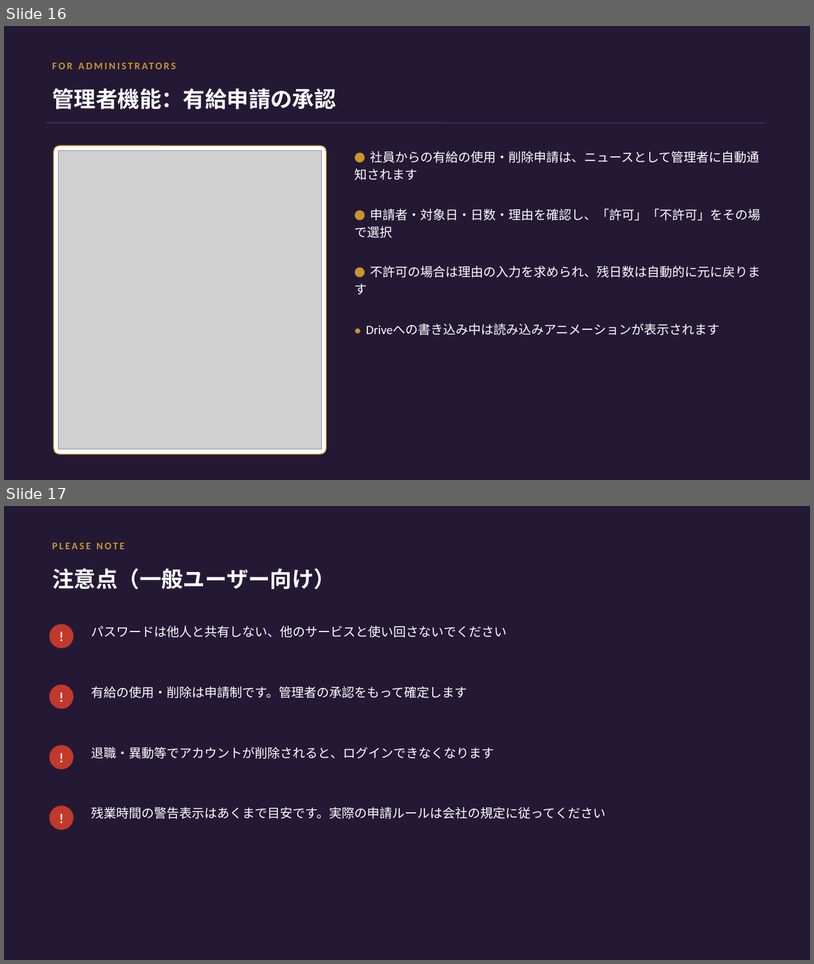
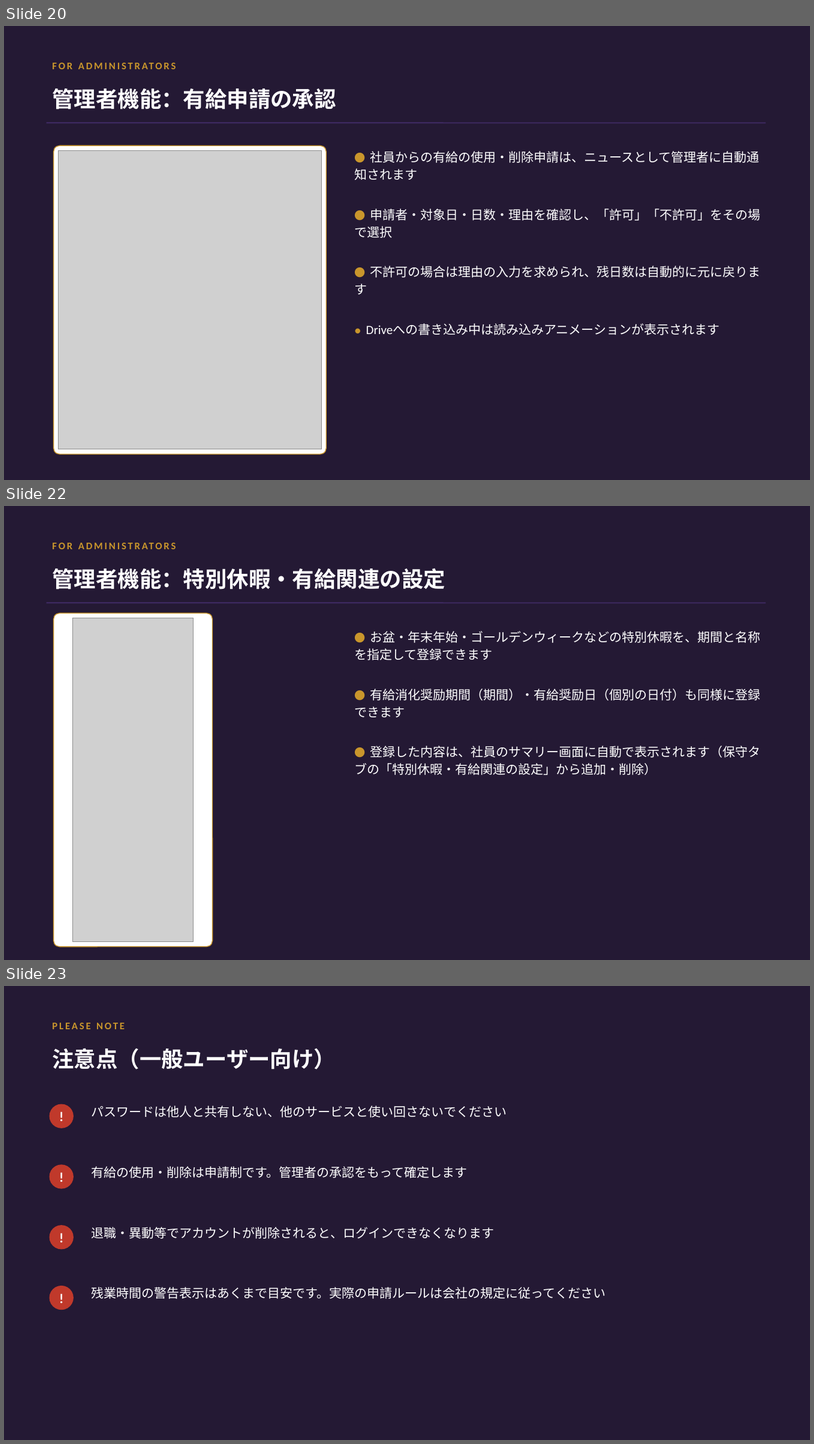
Before and after one commit to kawabataaoi/TestKyuuyomeisai, a slide deck: 給与台帳アプリ_機能ガイド.pptx. Shown one above the other, each under a label of ours: slides 16 and 17 before the commit, slides 20, 22 and 23 after it; the slides between them are not shown. The pictures are 814x964 and 814x1444 pixels, drawn with LibreOffice and Linux fonts; fonts in the diff are those of the drawing; grey boxes stand for pictures. Boxes give left, top, right and bottom in pixels: in the first picture for what was removed or moved away, otherwise in the second. Text is boxed around its words. In the diff, an @@ line names an element or a change of style, - is before the commit and + after.

```diff
--- a/給与台帳アプリ_機能ガイド.pptx
+++ b/給与台帳アプリ_機能ガイド.pptx
@@ slide 22 added at [4, 506, 810, 960], background #241934 @@
@@ text added at [47, 533, 410, 558], 12 pt, text #C9962C, bold @@
+FOR ADMINISTRATORS
@@ text added at [52, 568, 445, 589], 26 pt, text #FFFFFF, bold @@
+管理者機能：特別休暇・有給関連の設定
@@ line added from (47, 603) to (766, 603), #3D2960 1.5 pt @@
@@ rounded rectangle added at [54, 613, 213, 946], fill #FFFFFF, outline #C9962C 1 pt @@
@@ picture added at [73, 618, 194, 942] @@
@@ text added at [354, 631, 761, 660], 15 pt, text #FFFFFF @@
+● お盆・年末年始・ゴールデンウィークなどの特別休暇を、期間と名称を指定して登録できます
@@ text added at [354, 688, 761, 717], 15 pt, text #FFFFFF @@
+● 有給消化奨励期間（期間）・有給奨励日（個別の日付）も同様に登録できます
@@ text added at [354, 745, 761, 775], 15 pt, text #FFFFFF @@
+● 登録した内容は、社員のサマリー画面に自動で表示されます（保守タブの「特別休暇・有給関連の設定」から追加・削除）
@@ what was slide 16 is now slide 20 @@
@@ what was slide 17 is now slide 23 @@
```
Also in this commit, not shown: 1 slide changed, 5 other slides added.
